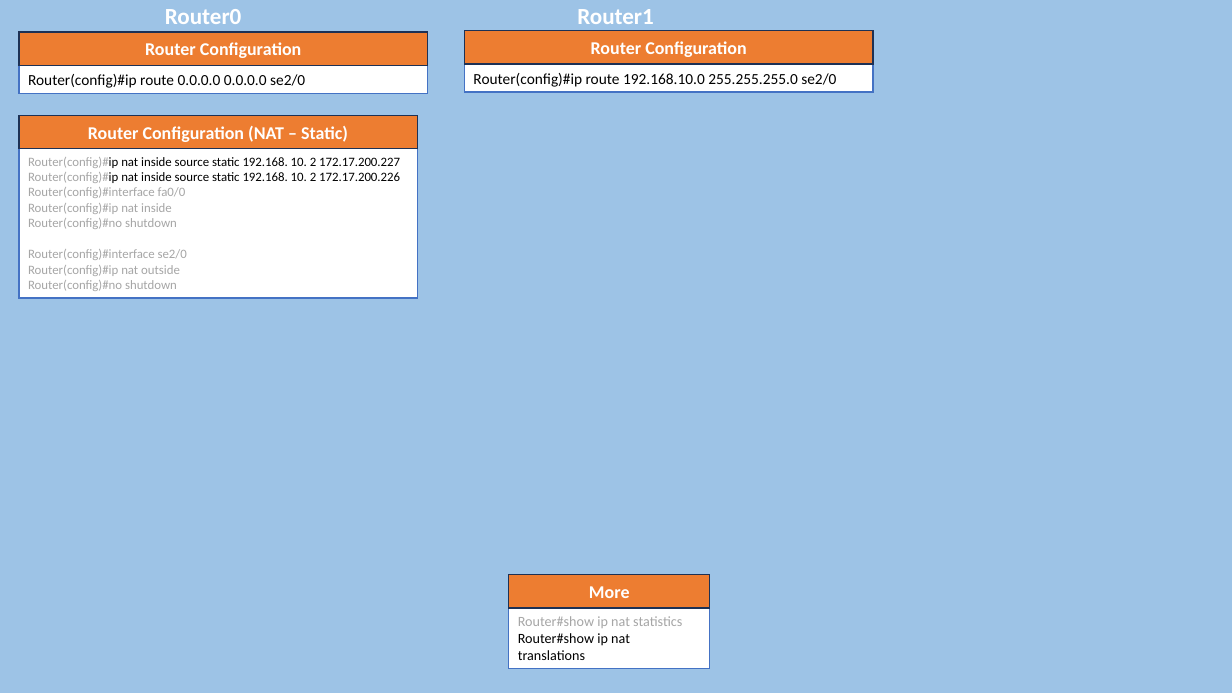
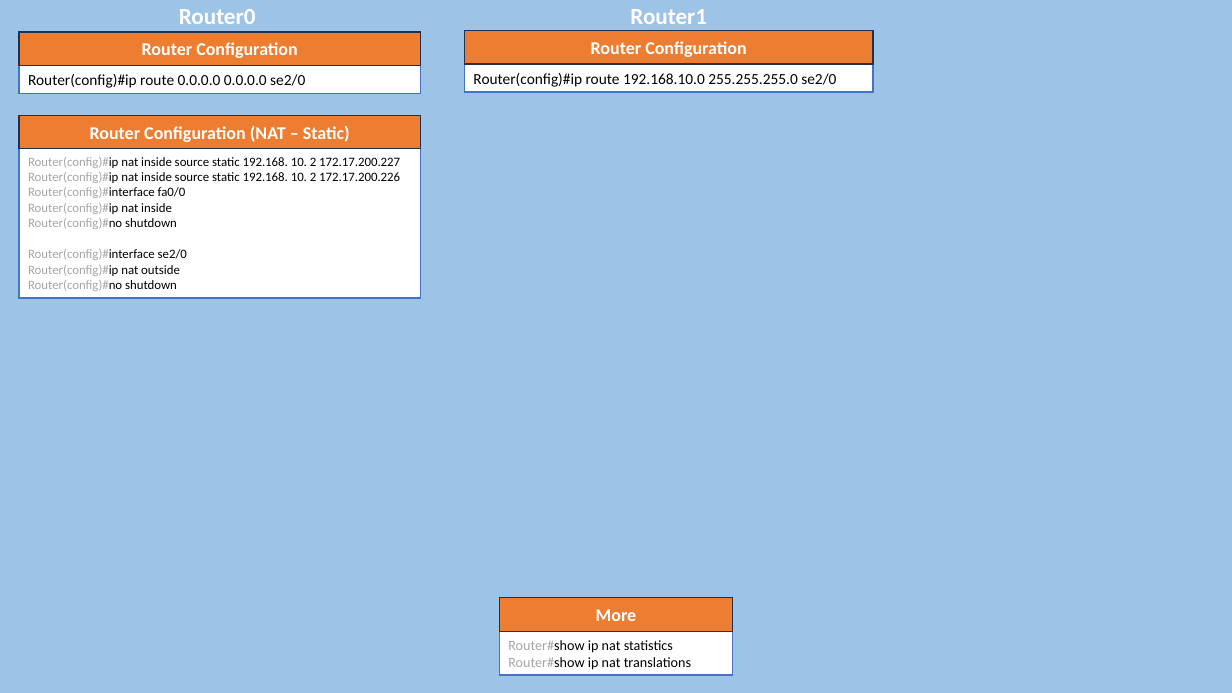
Before and after one commit to AntorPi314/MySave, a slide deck: slide 28 of Lab/Networking Lab/Final Assignment/Networking Lab (Final).pptx. Drawn at 1232x693 pixels with LibreOffice and Linux fonts; fonts in the diff are those of the drawing. Boxes give left, top, right and bottom in pixels: in the first picture for what was removed or moved away, otherwise in the second. Text is boxed around its words. In the diff, an @@ line names an element or a change of style, - is before the commit and + after.

```diff
--- a/Lab/Networking Lab/Final Assignment/Networking Lab (Final).pptx
+++ b/Lab/Networking Lab/Final Assignment/Networking Lab (Final).pptx
@@ text "Router0": place and size @@
-text "Router0" at bbox=[165, 9, 242, 24]
+text "Router0" at bbox=[179, 9, 256, 24]
@@ text "Router1": place and size @@
-text "Router1" at bbox=[577, 9, 654, 24]
+text "Router1" at bbox=[630, 9, 707, 24]
@@ rectangle "Router Configuration": place and size @@
-rectangle "Router Configuration" at bbox=[19, 32, 428, 66]
+rectangle "Router Configuration" at bbox=[19, 32, 421, 66]
@@ rectangle "Router(config)#ip route 0.0.0.0 0.0.0.0 se2/0": place and size @@
-rectangle "Router(config)#ip route 0.0.0.0 0.0.0.0 se2/0" at bbox=[19, 66, 428, 93]
+rectangle "Router(config)#ip route 0.0.0.0 0.0.0.0 se2/0" at bbox=[19, 66, 421, 93]
@@ text in rectangle at bbox=[28, 187, 187, 291]: text colour #A6A6A6 to #000000 in "Router(config)#interface fa0/0", "Router(config)#ip nat inside", "Router(config)#no shutdown", "Router(config)#interface se2/0" and 2 more places @@
@@ rectangle "More": place and size @@
-rectangle "More" at bbox=[509, 575, 711, 608]
+rectangle "More" at bbox=[499, 598, 733, 631]
@@ rectangle "Router#show ip nat statistics": place and size @@
-rectangle "Router#show ip nat statistics" at bbox=[509, 608, 711, 669]
+rectangle "Router#show ip nat statistics" at bbox=[499, 631, 733, 675]
@@ rectangle "Router#show ip nat statistics" at bbox=[499, 631, 733, 675]: text colour #A6A6A6 to #000000 in "Router#show ip nat statistics"; text colour #000000 to #A6A6A6 in "Router#show" @@
```
Also in this commit, not shown: 4 other slides changed, 3 slides added, 3 slides removed, 3 other files.
